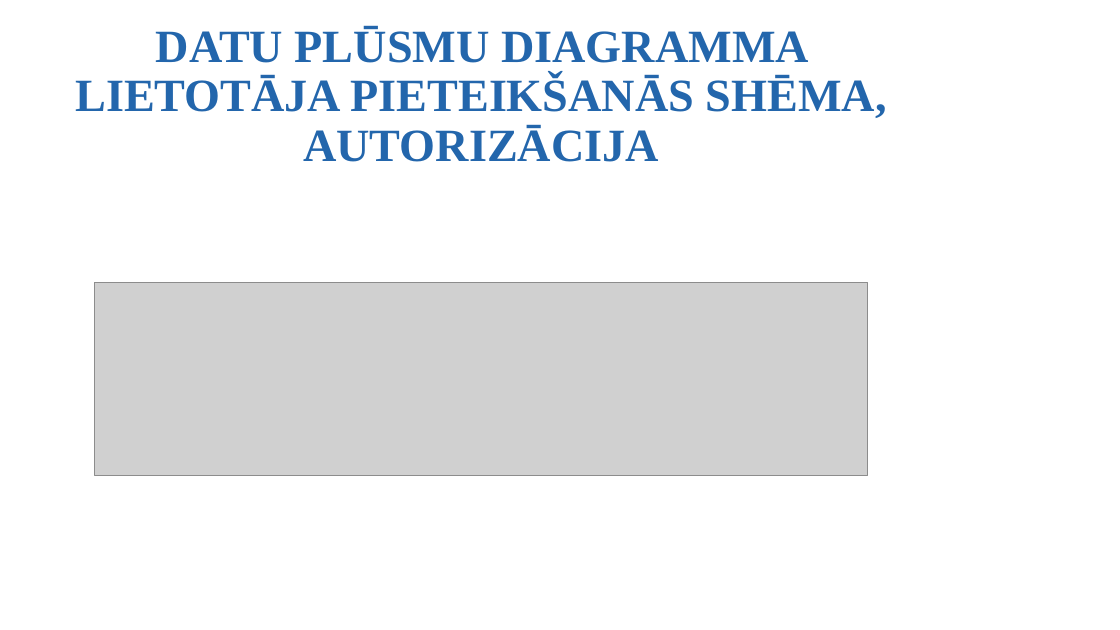
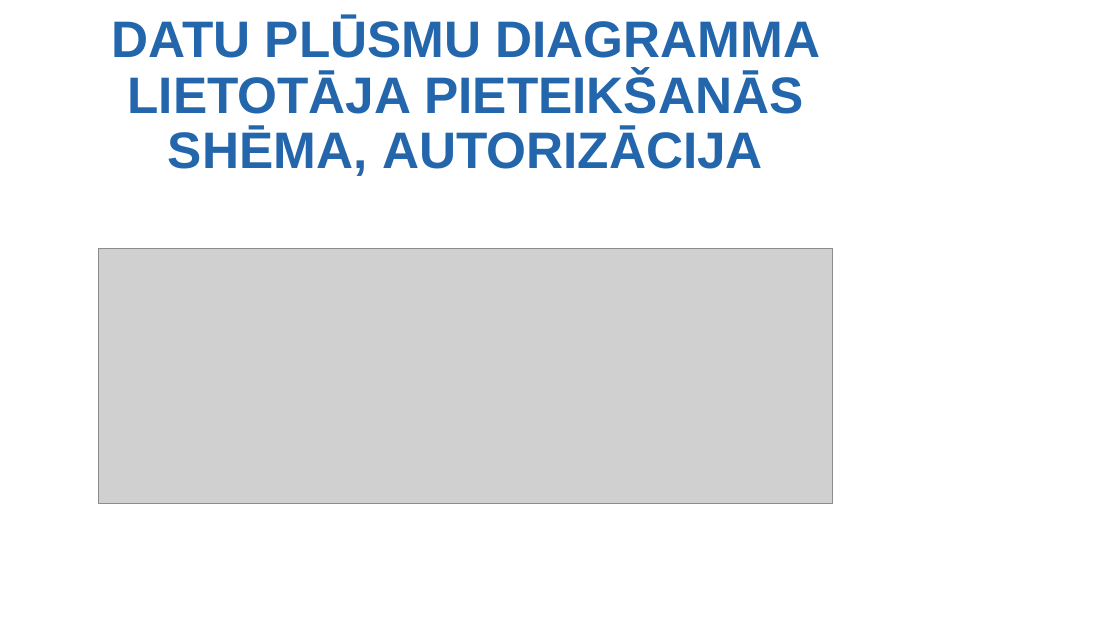
Before and after one commit to rvt-prog-kval-24/DP42-Valent-nsKaspers-Gr-matved-basAutomatiz-cijasT-mek-aVietne, a slide deck: slide 8 of documentation/Kvalifikacija darbs Valentīns Kaspers DP4-2.pptx (slide 7 before the commit). Drawn at 1120x630 pixels with LibreOffice and Linux fonts; fonts in the diff are those of the drawing; grey boxes stand for pictures; background and template pictures are left out. Boxes give left, top, right and bottom in pixels: in the first picture for what was removed or moved away, otherwise in the second. Text is boxed around its words. In the diff, an @@ line names an element or a change of style, - is before the commit and + after.

```diff
--- a/documentation/Kvalifikacija darbs Valentīns Kaspers DP4-2.pptx
+++ b/documentation/Kvalifikacija darbs Valentīns Kaspers DP4-2.pptx
@@ title "DATU PLŪSMU DIAGRAMMA LIETOTĀJA PIETEIKŠANĀS ...": place and size @@
-title "DATU PLŪSMU DIAGRAMMA LIETOTĀJA PIETEIKŠANĀS ..." at [75, 26, 887, 162]
+title "DATU PLŪSMU DIAGRAMMA LIETOTĀJA PIETEIKŠANĀS ..." at [112, 16, 821, 176]
@@ title "DATU PLŪSMU DIAGRAMMA LIETOTĀJA PIETEIKŠANĀS ..." at [112, 16, 821, 176]: size 39.6 to 44 pt, font Times New Roman to Arial @@
@@ picture: place and size @@
-picture at [95, 282, 868, 476]
+picture at [99, 248, 833, 503]
```
Also in this commit, not shown: 6 other slides changed, 4 slides added, 3 slides removed, 1 other file.
